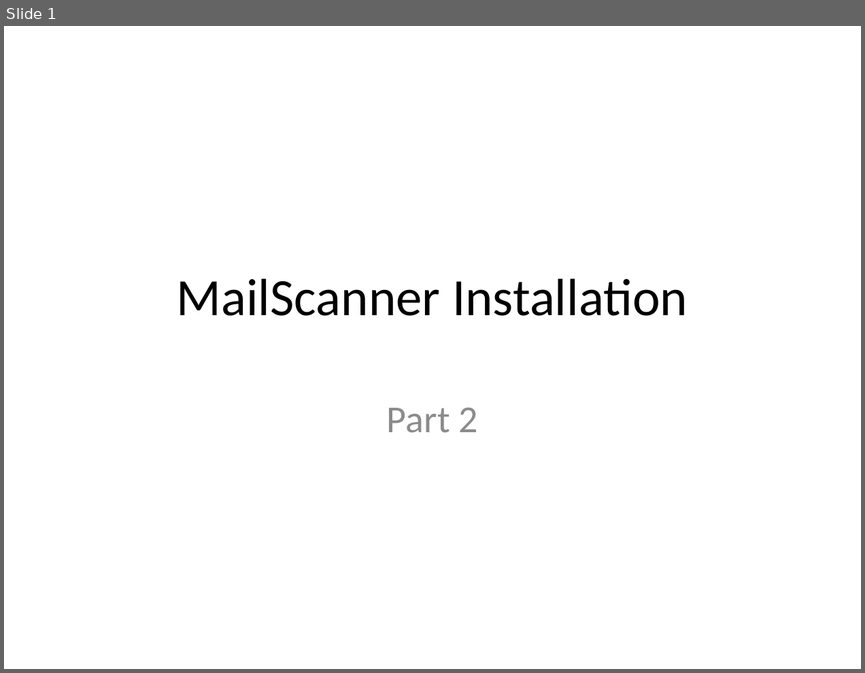
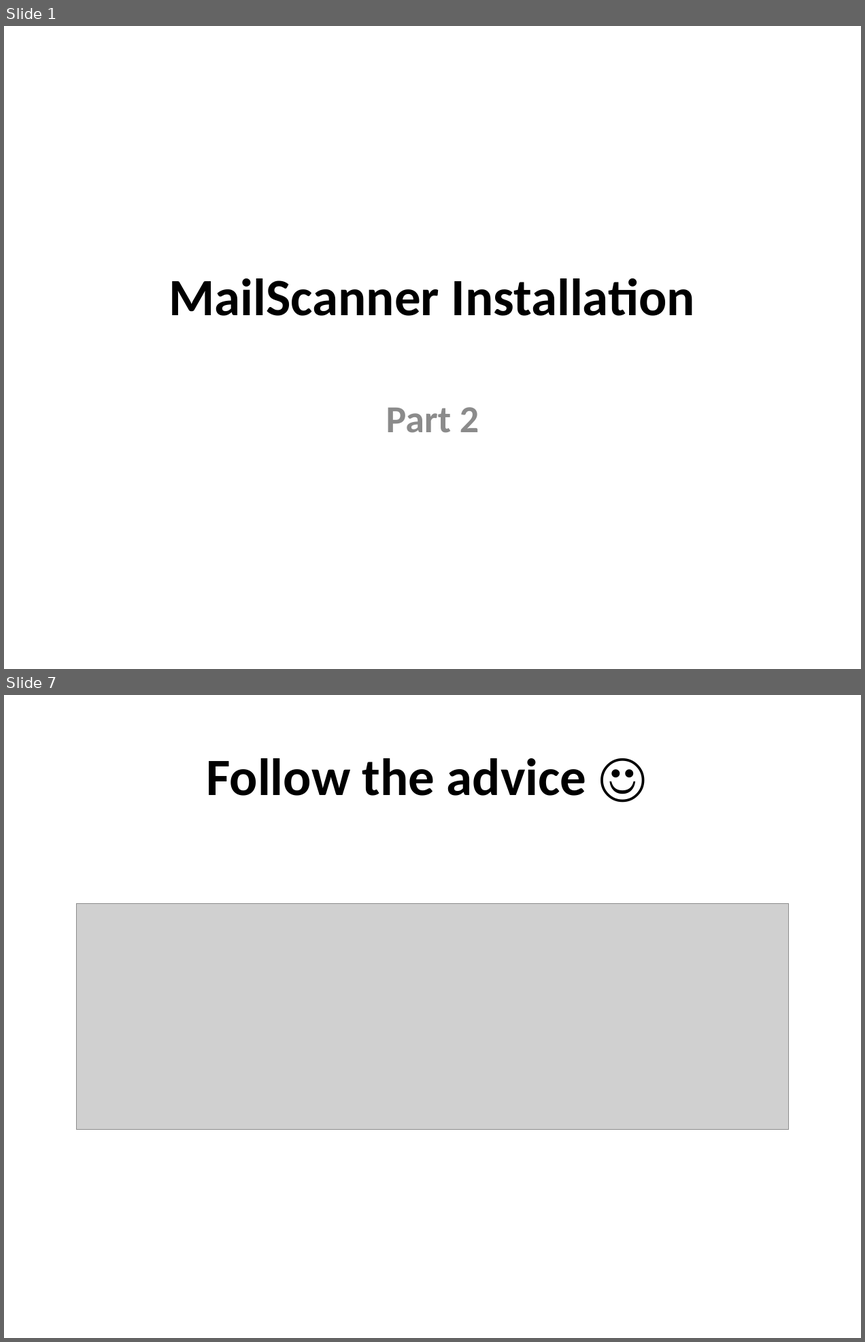
Before and after one commit to afnog/sse, a slide deck: postfix/mailfilter-pt2.pptx. Shown one above the other, each under a label of ours: slide 1 before the commit, slides 1 and 7 after it; the slides between them are not shown. The pictures are 865x673 and 865x1342 pixels, drawn with LibreOffice and Linux fonts; fonts in the diff are those of the drawing; grey boxes stand for pictures. Boxes give left, top, right and bottom in pixels: in the first picture for what was removed or moved away, otherwise in the second. Text is boxed around its words. In the diff, an @@ line names an element or a change of style, - is before the commit and + after.

```diff
--- a/postfix/mailfilter-pt2.pptx
+++ b/postfix/mailfilter-pt2.pptx
@@ slide 7 added at <box>4,695,861,1338</box>, background #FFFFFF @@
@@ title added at <box>206,758,586,796</box>, 44 pt, text #000000, bold @@
+Follow the advice ☺
@@ picture added at <box>77,903,789,1130</box> @@
@@ slide 1 changed as well @@
@@ title "MailScanner Installation" at <box>169,278,695,316</box>: bold on @@
@@ subtitle "Part 2" at <box>386,407,479,433</box>: bold on @@
```
Also in this commit, not shown: 2 other slides changed, 8 other slides added, 12 slides removed.
